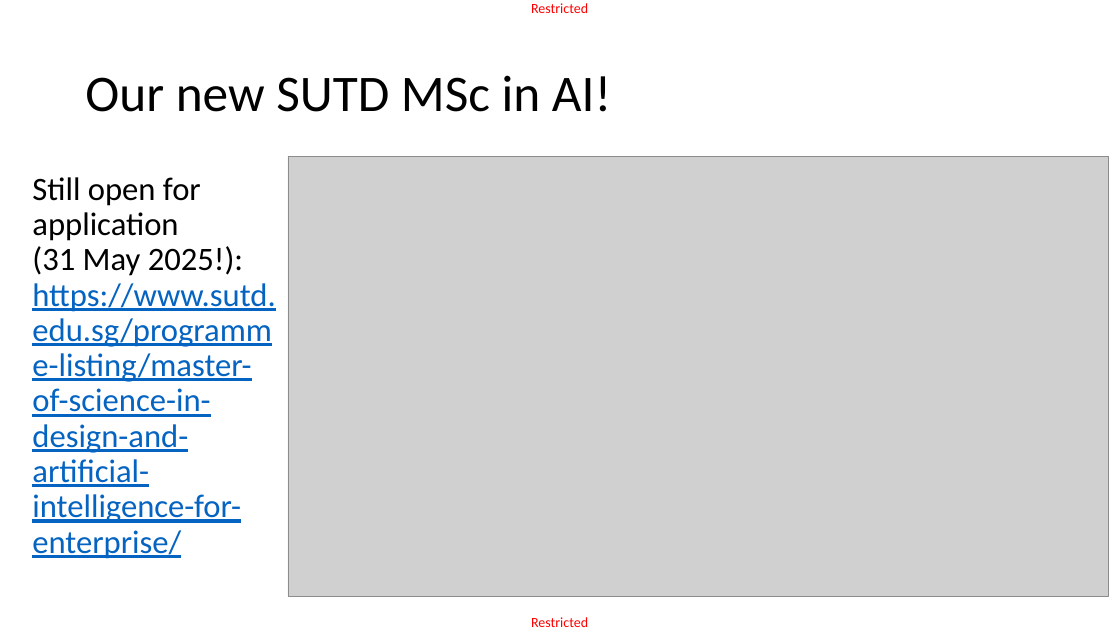
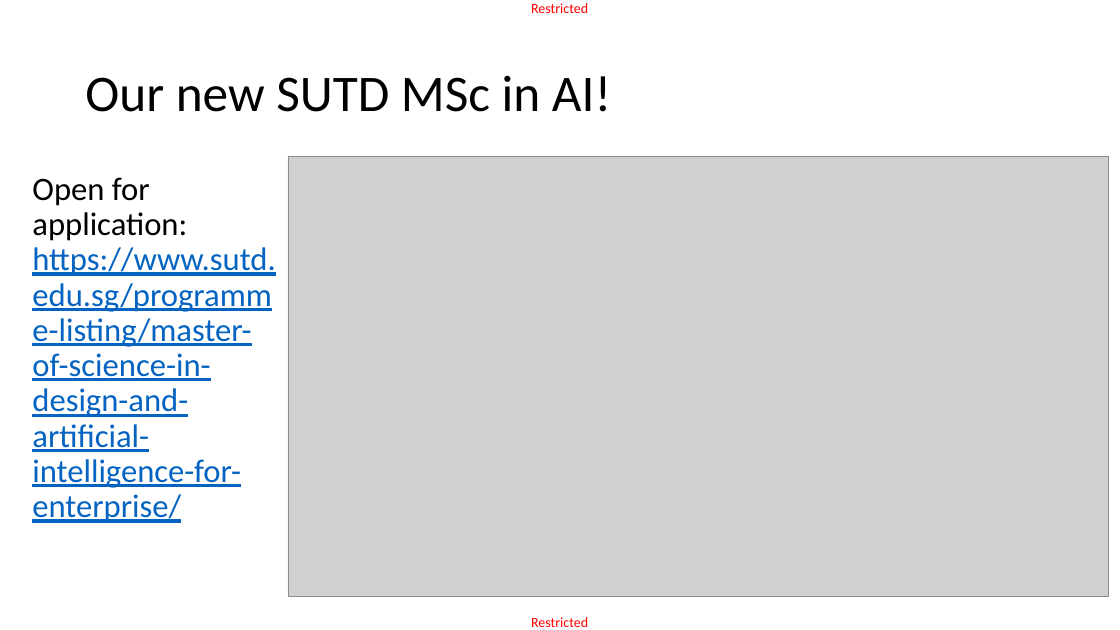
Before and after one commit to matthieudemari/SUTD_DL_50_039, a slide deck: slide 14 of W13/W13S1/W13End.pptx (slide 13 before the commit). Drawn at 1120x630 pixels with LibreOffice and Linux fonts; fonts in the diff are those of the drawing; grey boxes stand for pictures. Boxes give left, top, right and bottom in pixels: in the first picture for what was removed or moved away, otherwise in the second. Text is boxed around its words. In the diff, an @@ line names an element or a change of style, - is before the commit and + after.

```diff
--- a/W13/W13S1/W13End.pptx
+++ b/W13/W13S1/W13End.pptx
@@ text at (32, 177, 275, 523): text changed @@
-Still open for application
-(31 May 2025!): https://www.sutd.edu.sg/programme-listing/master-of-science-in-design-and-artificial-intelligence-for-enterprise/
+Open for application: https://www.sutd.edu.sg/programme-listing/master-of-science-in-design-and-artificial-intelligence-for-enterprise/
```
Also in this commit, not shown: 8 other slides changed, 2 slides added, 3 other files.
